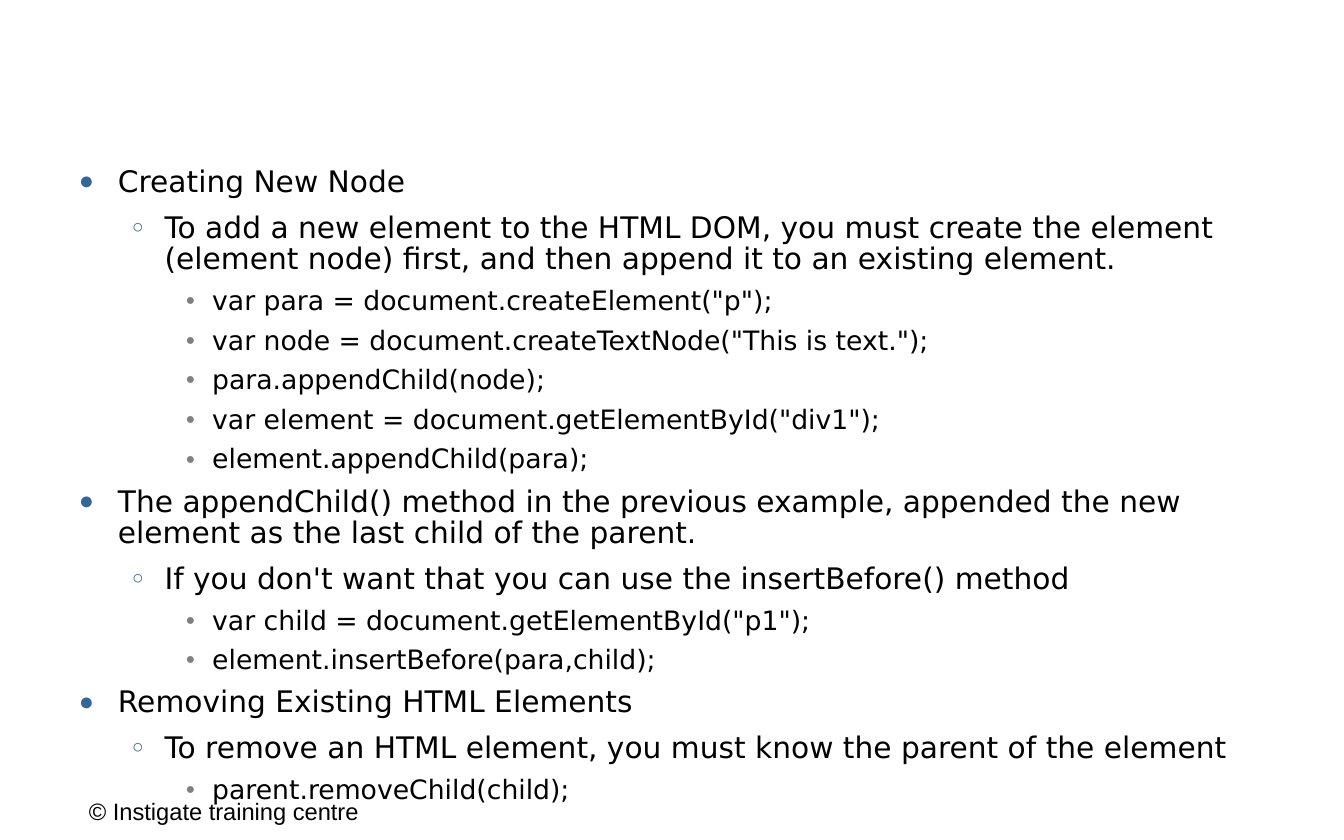
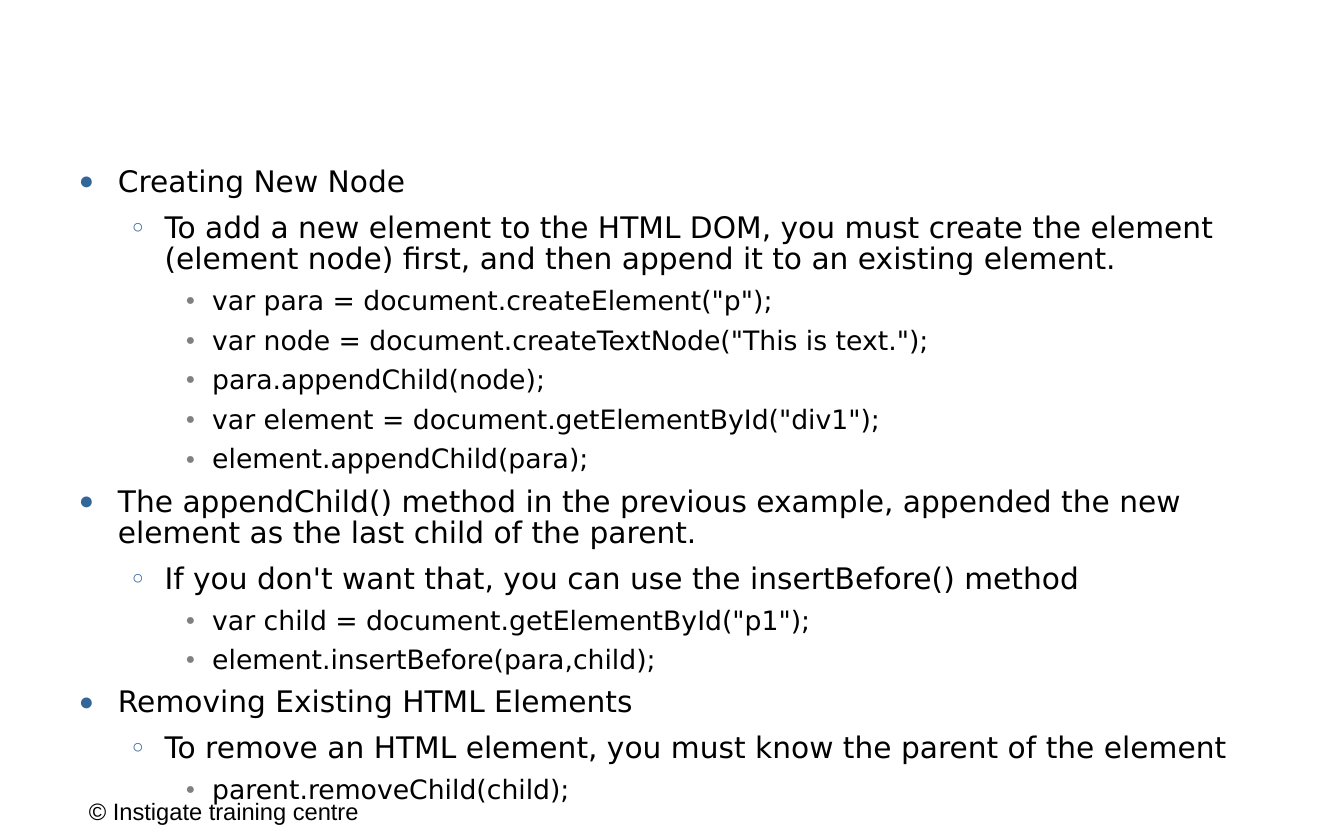
Before and after one commit to ITC-Vanadzor/ITC-7, a slide deck: slide 22 of Presentations/Javascript/5_dom.odp. Drawn at 1344x840 pixels with LibreOffice and Linux fonts; fonts in the diff are those of the drawing; background and template pictures are left out. Boxes give left, top, right and bottom in pixels: in the first picture for what was removed or moved away, otherwise in the second. Text is boxed around its words. In the diff, an @@ line names an element or a change of style, - is before the commit and + after.

```diff
--- a/Presentations/Javascript/5_dom.odp
+++ b/Presentations/Javascript/5_dom.odp
@@ text at (x1=165, y1=566, x2=1079, y2=595): text changed @@
-  ○ If you don't want that you can use the insertBefore() method
+  ○ If you don't want that, you can use the insertBefore() method
```
Also in this commit, not shown: 19 other slides changed, 3 other files.
